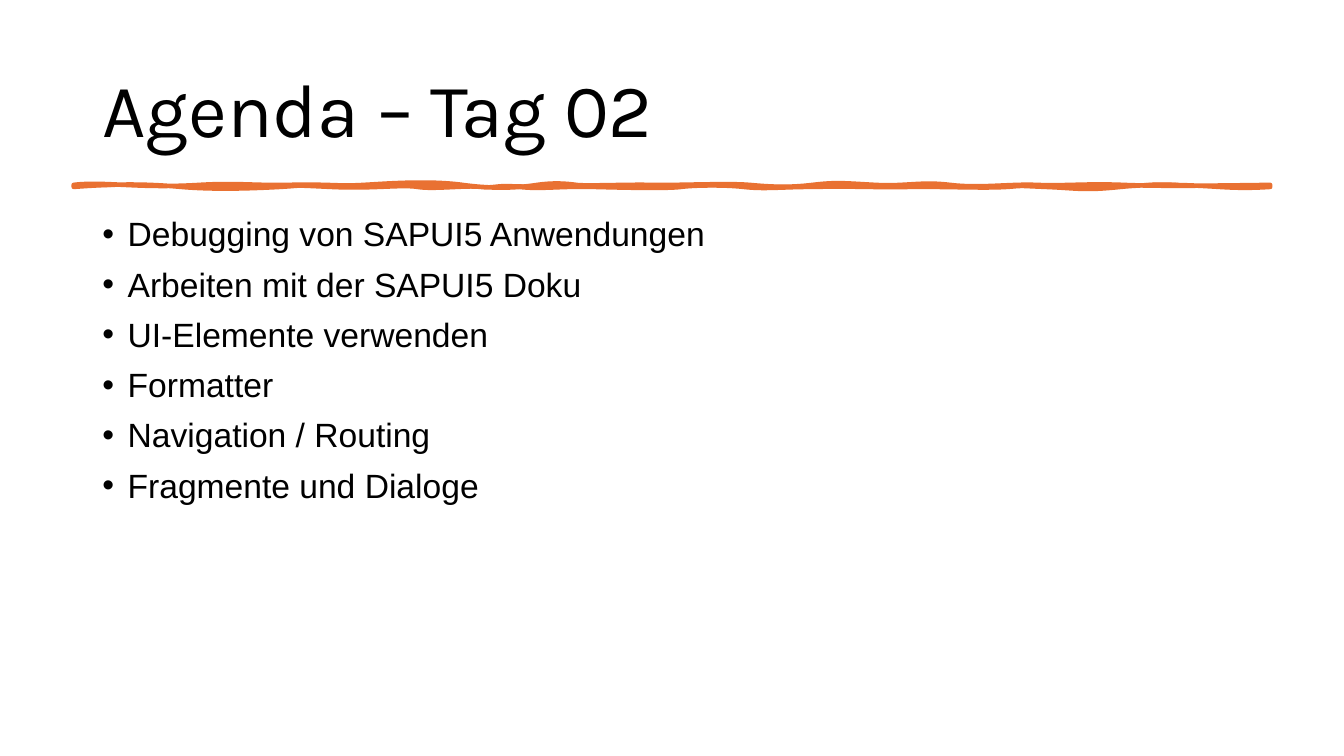
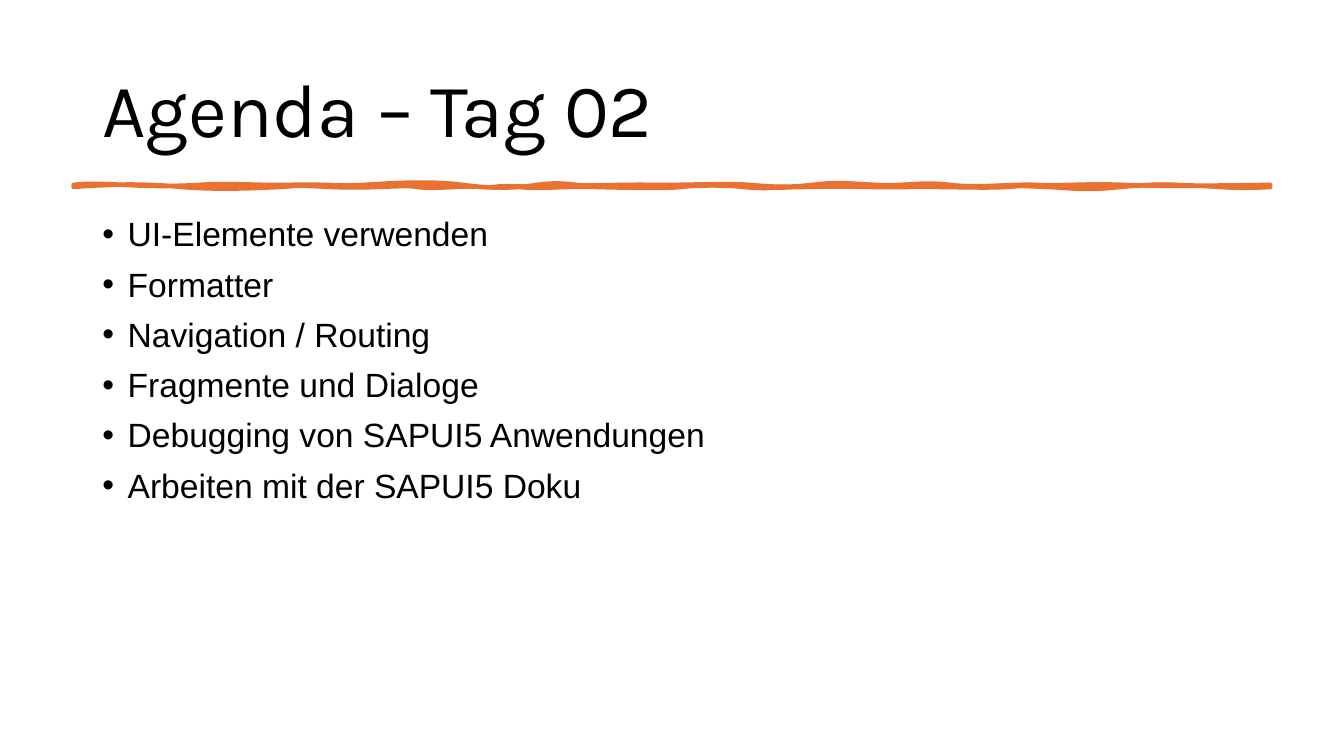
Before and after one commit to MatLange/SAPTraining, a slide deck: slide 3 of Tag01_SAPUI5-Fiori_DE.pptx. Drawn at 1344x756 pixels with LibreOffice and Linux fonts; fonts in the diff are those of the drawing. Boxes give left, top, right and bottom in pixels: in the first picture for what was removed or moved away, otherwise in the second. Text is boxed around its words. In the diff, an @@ line names an element or a change of style, - is before the commit and + after.

```diff
--- a/Tag01_SAPUI5-Fiori_DE.pptx
+++ b/Tag01_SAPUI5-Fiori_DE.pptx
@@ text at [128,221,705,298]: paragraphs removed @@
-• Debugging von SAPUI5 Anwendungen
-• Arbeiten mit der SAPUI5 Doku
@@ text at [128,422,705,499]: paragraphs added @@
+• Debugging von SAPUI5 Anwendungen
+• Arbeiten mit der SAPUI5 Doku
```
Also in this commit, not shown: 11 other slides changed, 39 slides added, 1 slide removed, 4 other files.
